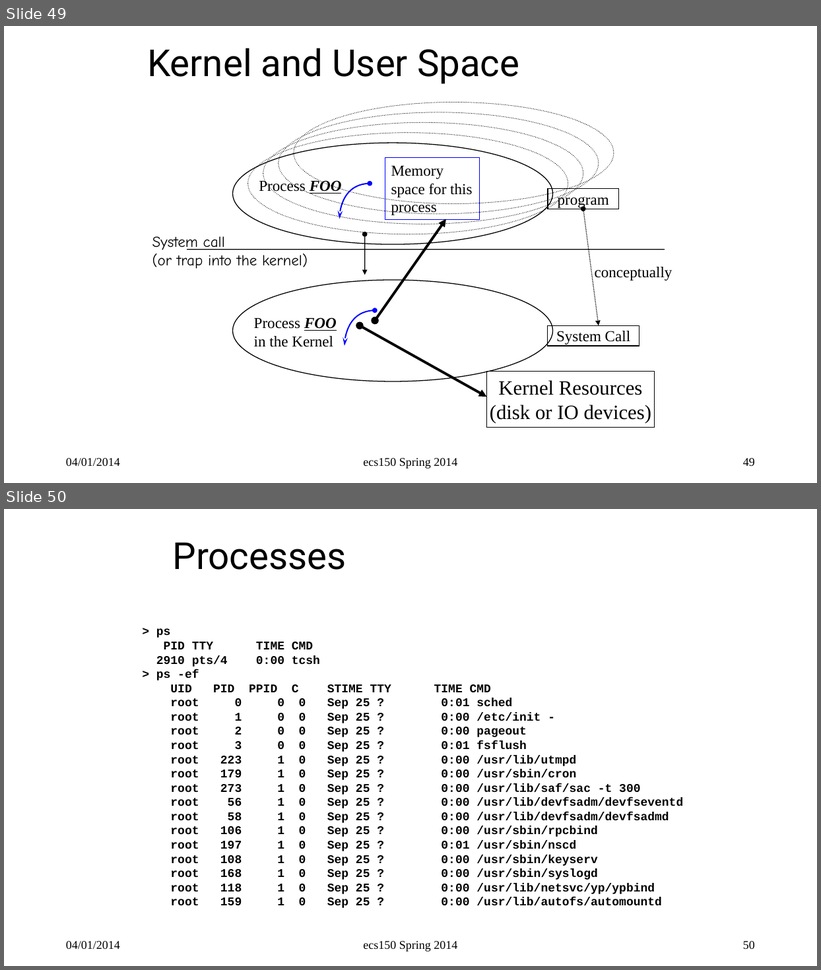
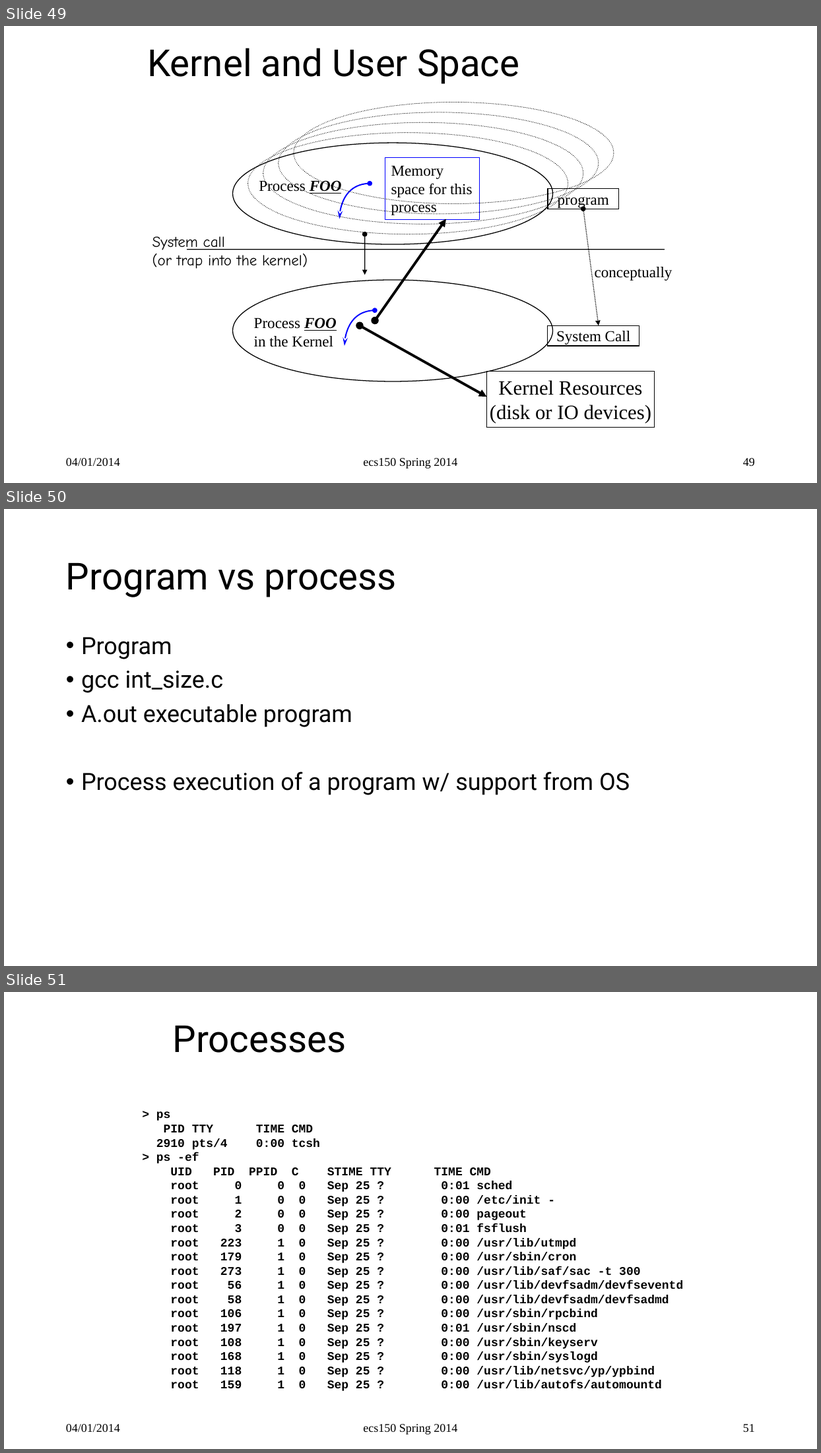
Before and after one commit to sfelixwu/ee1520, a slide deck: NCKU_CSII_001.pptx. Shown one above the other, each under a label of ours: slides 49 and 50 before the commit, slides 49, 50 and 51 after it. The pictures are 821x970 and 821x1453 pixels, drawn with LibreOffice and Linux fonts; fonts in the diff are those of the drawing. Boxes give left, top, right and bottom in pixels: in the first picture for what was removed or moved away, otherwise in the second. Text is boxed around its words. In the diff, an @@ line names an element or a change of style, - is before the commit and + after.

```diff
--- a/NCKU_CSII_001.pptx
+++ b/NCKU_CSII_001.pptx
@@ slide 50 added at <box>4,509,817,966</box>, background #FFFFFF @@
@@ title added at <box>66,563,397,597</box>, 44 pt, text #000000 @@
+Program vs process
@@ text added at <box>81,637,630,795</box>, 28 pt, text #000000 @@
+• Program
+• gcc int_size.c
+• A.out executable program
+• Process execution of a program w/ support from OS
@@ what was slide 50 is now slide 51 @@
@@ page number at <box>743,1424,755,1432</box>: text changed @@
-50
+51
```
Also in this commit, not shown: 3 slides changed, 1 other slide added, 24 other files.
